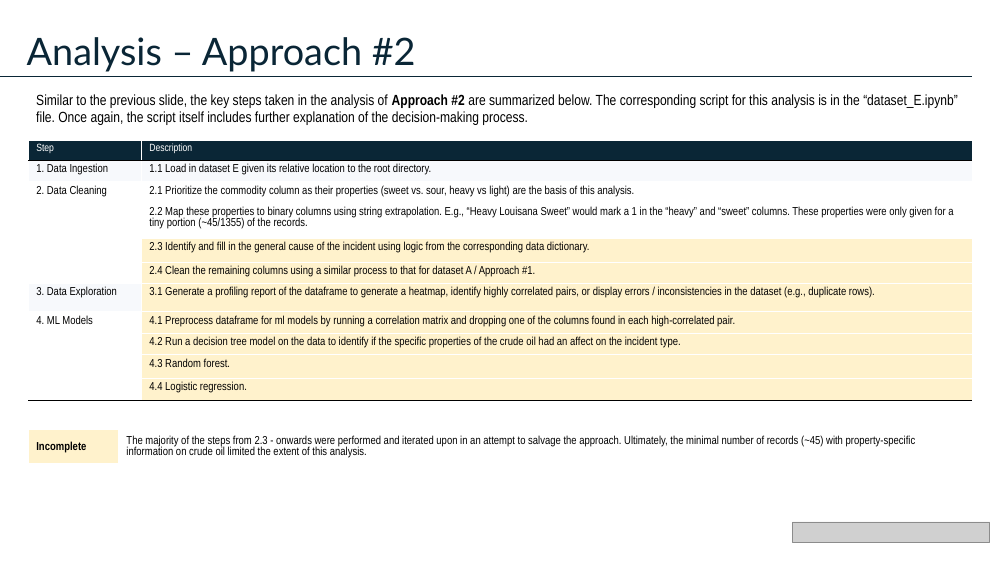
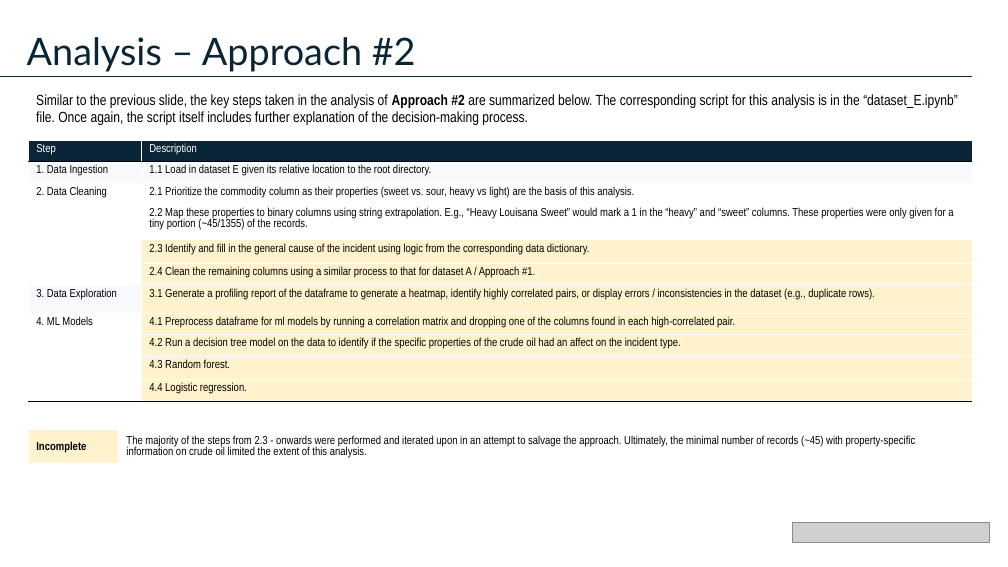
Before and after one commit to cameronmackinnon/crude_oil_accidents, a slide deck: slide 10 of presentations/Pipeline Accidents Presentation v0.pptx. Drawn at 1008x567 pixels with LibreOffice and Linux fonts; fonts in the diff are those of the drawing; grey boxes stand for pictures. Boxes give left, top, right and bottom in pixels: in the first picture for what was removed or moved away, otherwise in the second. Text is boxed around its words. In the diff, an @@ line names an element or a change of style, - is before the commit and + after.

```diff
--- a/presentations/Pipeline Accidents Presentation v0.pptx
+++ b/presentations/Pipeline Accidents Presentation v0.pptx
@@ table at (29, 140, 972, 401) @@
@@ size 10 to 11 pt in "Step", "Description" @@
```
Also in this commit, not shown: 7 other slides changed, 5 slides added, 3 slides removed, 7 other files.
